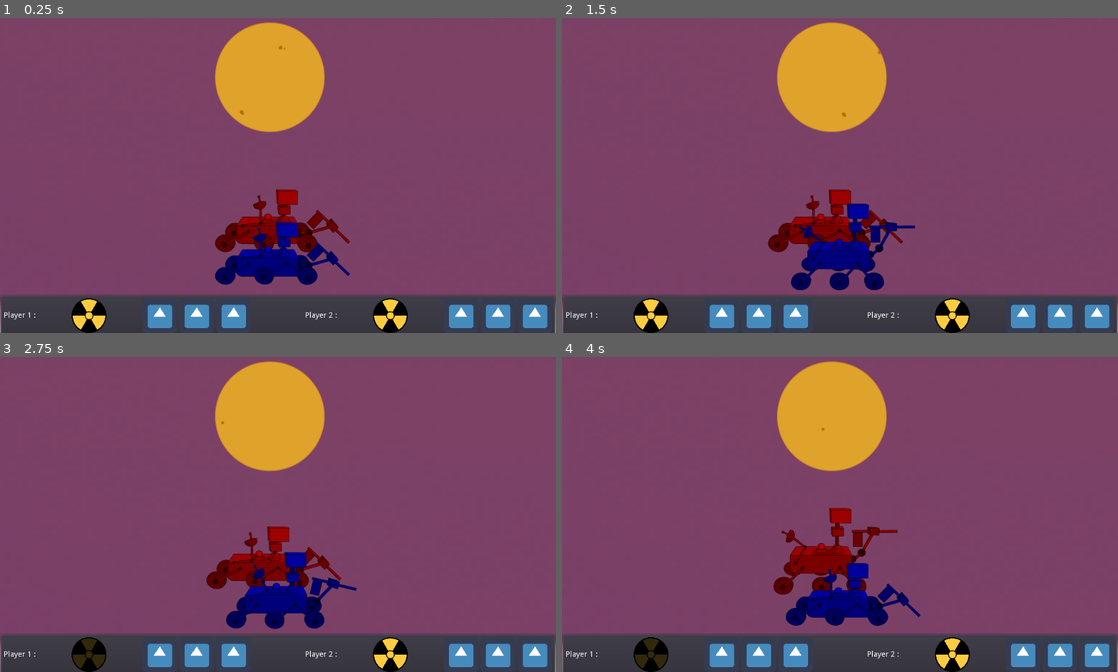
Above: before the commit, frames 1-4 (two rows, left to right).
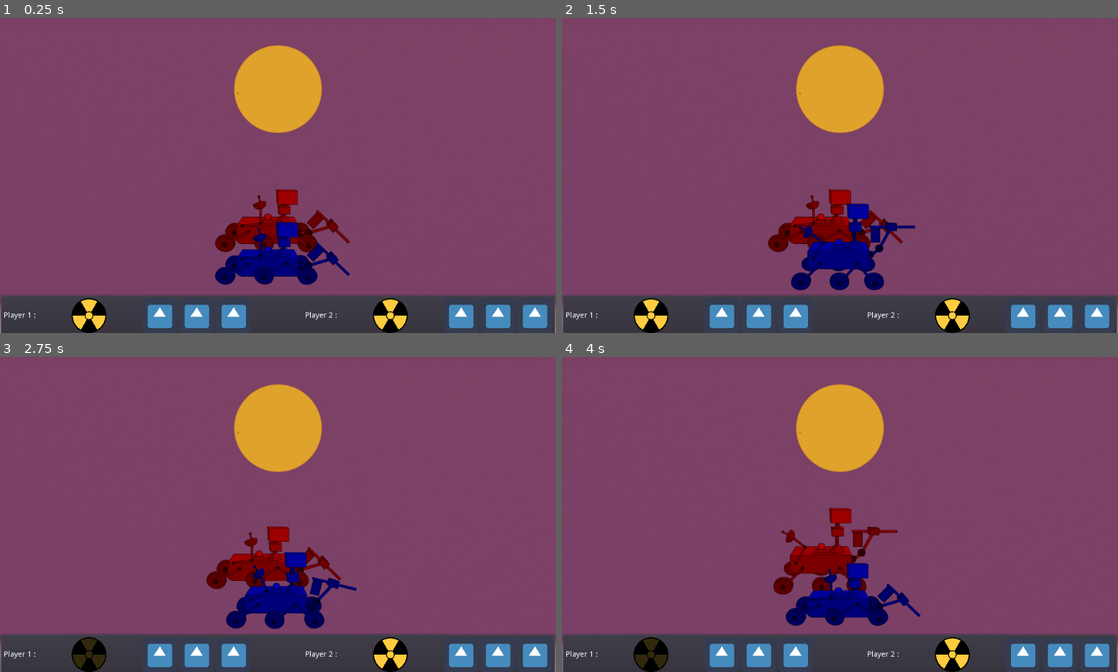
Above: after the commit, the same moments.

Repository: killicolin/SCI-GJ-3
Game: Godot game, scene res://Level1.tscn
Same seed, same stepped clock (60 frames per second), same inputs: the game is played once before the commit and once after it. The engine's default icon, where the game draws it, is replaced by a stand-in: a white triangle on a blue panel in a dark square.
Inputs:
- Up to frame 1 (0.25 s): no input
- Up to frame 2 (1.5 s): tap Enter at 0.5 s; hold Right (p1_right) 0.53-1.28 s; hold Space (p1_action) 0.53-1.28 s; tap Down (p1_stop) at 1.35 s
- Up to frame 3 (2.75 s): tap Space (p1_action) at 2 s; hold Right (p1_right) from 2.03 s (still down); hold Q (p2_action) from 2.03 s (still down)
- Up to frame 4 (4 s): release Q (p2_action) at 2.78 s; tap D (p2_right) at 2.85 s; tap Enter at 3.5 s; release Right (p1_right) at 3.53 s; hold S (p2_stop) from 3.53 s (still down)

The runs differ from the first frame. In frame 1, 2.2% of the frame differs, in the area x 38-59%, y 1-37%; in frame 2, 2.2%; in frame 3, 2.2%; in frame 4, 2.2%.

Commit message:
[fix] sun position and scale

Diff:
--- a/Level1.gd
+++ b/Level1.gd
@@ -4,6 +4,8 @@
 # Declare member variables here. Examples:
 # var a = 2
 # var b = "text"
+export var sun_default_scale =0.4
+
 onready var robotScene = load("res://Robot.tscn")
 onready var sunScene = load("res://Sun.tscn")
 onready var noiseScene = load("res://NoiseEffect.tscn")
@@ -47,7 +49,21 @@
 
 	noise.rect_size = Vector2(1920, 1080)
 
-	$CanvasLayer.add_child(sun)
+	$mainCamera.add_child(sun)
+	get_tree().get_root().connect("size_changed", self, "replace_sun")
+	print_debug($mainCamera.get_viewport().get_visible_rect().size.y)
+	$mainCamera.connect("zoom_change", self, "replace_sun")
+	replace_sun()
+
+func replace_sun():
+	var sun_size =$mainCamera.get_viewport().get_visible_rect().size.y/600
+	sun.scale = (Vector2(1.0,1.0)+$mainCamera.zoom*sun_size)*sun_default_scale
+
+	var map_pos = Vector2()
+	map_pos.x = 0
+	map_pos.y =  (-400 - $mainCamera.get_viewport().get_visible_rect().size.y/2)*$mainCamera.zoom.y/2
+	sun.position = map_pos
+
 	$CanvasLayer.add_child(noise)
 
 func _on_perturbation_received():
--- a/Sun.tscn
+++ b/Sun.tscn
@@ -104,7 +104,7 @@
 } ]
 
 [node name="Node2D" type="Node2D"]
-position = Vector2( 497, 128 )
+position = Vector2( 0, -500 )
 script = ExtResource( 2 )
 time_between_perturbation_min = 8.0
 time_between_perturbation_max = 12.0
@@ -119,9 +119,8 @@
 [node name="AnimatedSprite" type="AnimatedSprite" parent="."]
 frames = SubResource( 1 )
 animation = "big"
-frame = 36
+491a10 ([fix] sun position and scale)
 speed_scale = 2.0
-playing = true
 
 [node name="SunTrigger" type="AnimatedSprite" parent="."]
 frames = SubResource( 2 )
--- a/mainCamera.gd
+++ b/mainCamera.gd
@@ -3,6 +3,8 @@
 
 onready var p1 = null
 onready var p2 = null
+
+signal zoom_change
 
 func _ready():
 	# Initialization here
@@ -17,3 +19,5 @@
 	var zoom_factor = distance * 0.002
 	var min_zoom = 1
 	set_zoom(Vector2(1,1) * max(zoom_factor / 2, min_zoom))
+	if self.zoom.x != 1.0 :
+		emit_signal("zoom_change")
